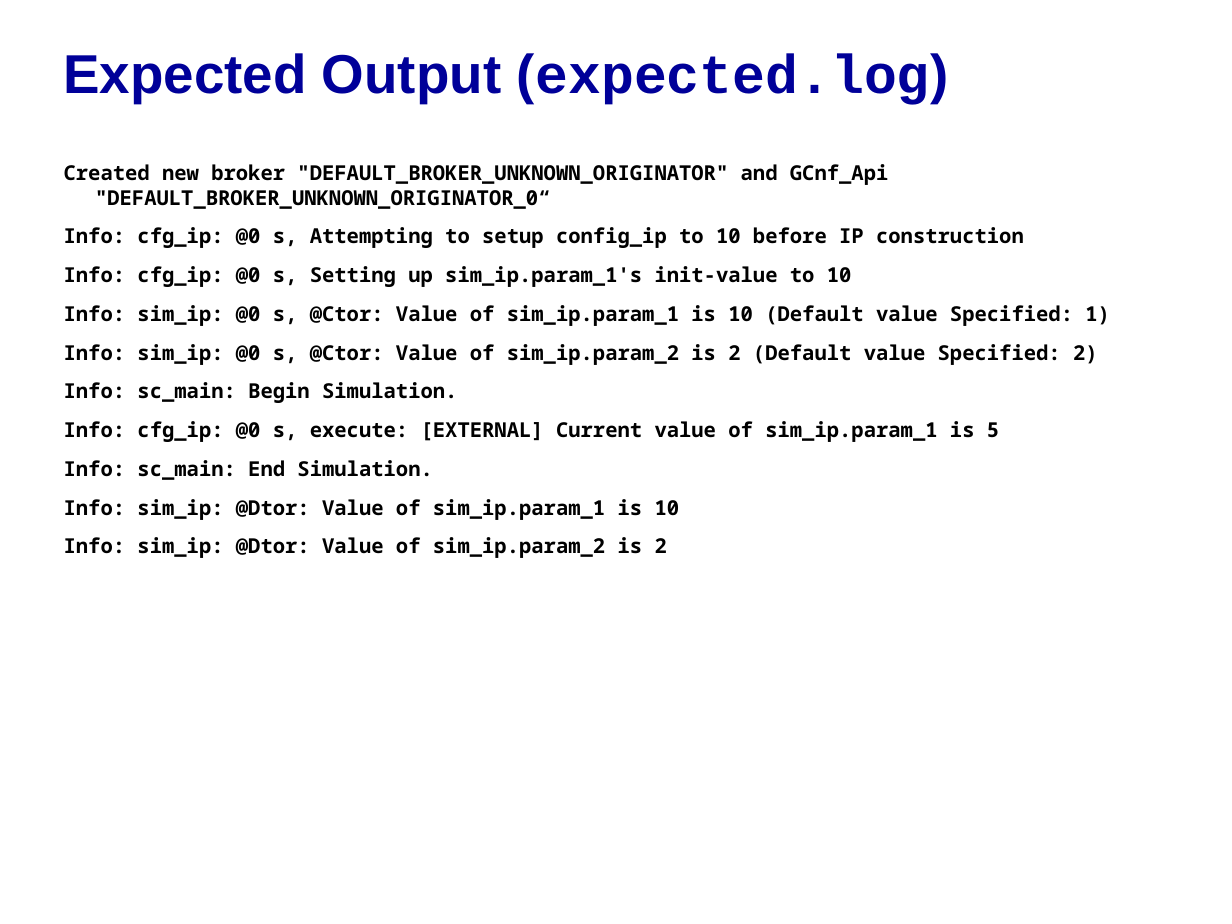
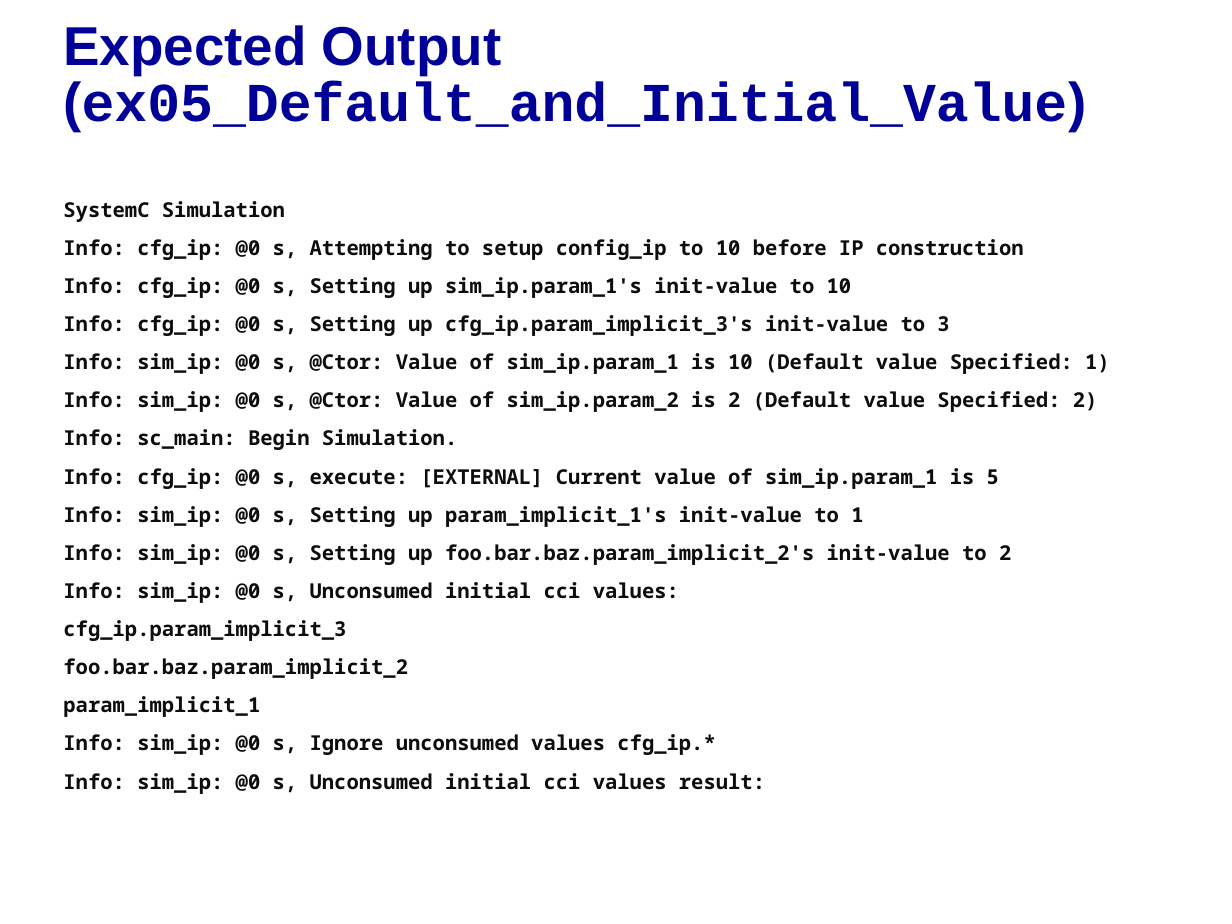
Before and after one commit to accellera-official/cci, a slide deck: slide 5 of examples/ex05_Default_and_Initial_Value/docs/ex05_Default_and_Initial_Value.ppt (slide 6 before the commit). Drawn at 1232x924 pixels with LibreOffice and Linux fonts; fonts in the diff are those of the drawing; background and template pictures are left out. Boxes give left, top, right and bottom in pixels: in the first picture for what was removed or moved away, otherwise in the second. Text is boxed around its words. In the diff, an @@ line names an element or a change of style, - is before the commit and + after.

```diff
--- a/examples/ex05_Default_and_Initial_Value/docs/ex05_Default_and_Initial_Value.ppt
+++ b/examples/ex05_Default_and_Initial_Value/docs/ex05_Default_and_Initial_Value.ppt
@@ text at (63,25,1086,131): text changed; font Arial to Courier New @@
-Expected Output (expected.log)
+Expected Output
+(ex05_Default_and_Initial_Value)
@@ text "SystemC Simulation": place and size @@
-text "SystemC Simulation" at (64,164,1110,558)
+text "SystemC Simulation" at (63,201,1110,794)
@@ text at (63,201,285,222): text changed; text colour #000000 to #0D0D0D @@
-Created new broker "DEFAULT_BROKER_UNKNOWN_ORIGINATOR" and GCnf_Api "DEFAULT_BROKER_UNKNOWN_ORIGINATOR_0“
+SystemC Simulation
@@ text at (63,239,1110,489): text colour #000000 to #0D0D0D in "Info: cfg_ip: @0 s, Attempting to setup ...", "Info: cfg_ip: @0 s, Setting up sim_ip.param_1's ...", "Info: sim_ip: @0 s, @Ctor: Value of ...", "Info: sim_ip: @0 s, @Ctor: Value of ..." and 2 more places; indent changed @@
@@ text at (63,315,949,336): paragraph added @@
+Info: cfg_ip: @0 s, Setting up cfg_ip.param_implicit_3's init-value to 3
@@ text at (63,506,1011,794): text changed; text colour #000000 to #0D0D0D @@
-Info: sc_main: End Simulation.
-Info: sim_ip: @Dtor: Value of sim_ip.param_1 is 10
-Info: sim_ip: @Dtor: Value of sim_ip.param_2 is 2
+Info: sim_ip: @0 s, Setting up param_implicit_1's init-value to 1
+Info: sim_ip: @0 s, Setting up foo.bar.baz.param_implicit_2's init-value to 2
+Info: sim_ip: @0 s, Unconsumed initial cci values:
+cfg_ip.param_implicit_3
+foo.bar.baz.param_implicit_2
+param_implicit_1
+Info: sim_ip: @0 s, Ignore unconsumed values cfg_ip.*
+Info: sim_ip: @0 s, Unconsumed initial cci values result:
```
Also in this commit, not shown: 2 other slides changed, 2 slides added, 2 slides removed, 6 other files.
